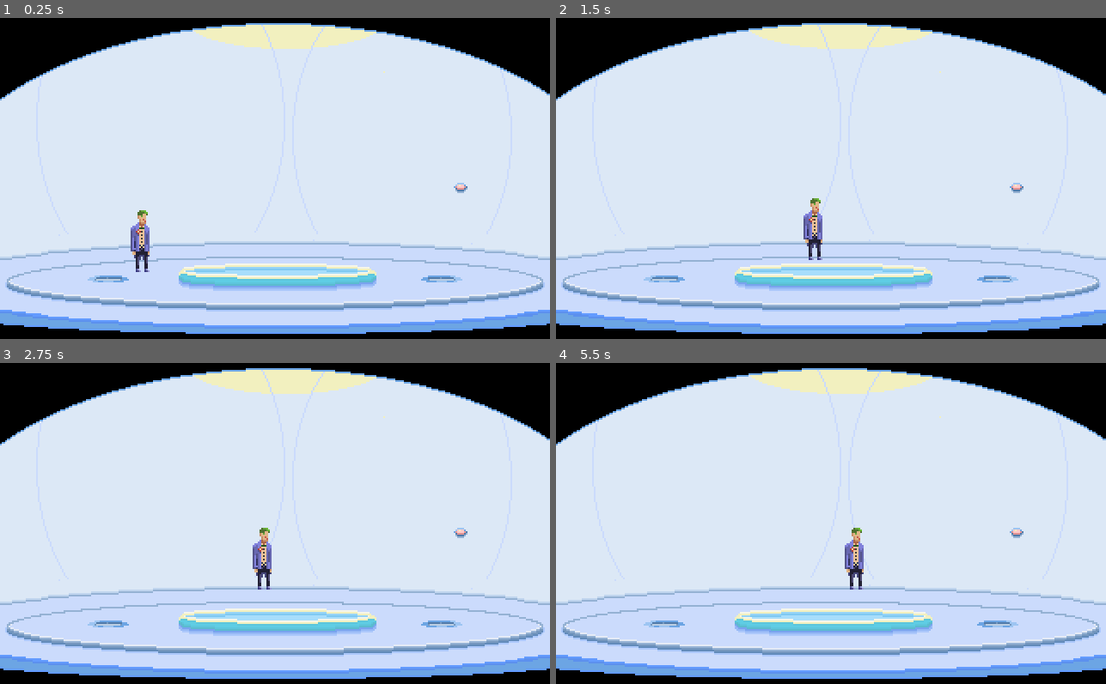
Above: before the commit, frames 1-4 (two rows, left to right).
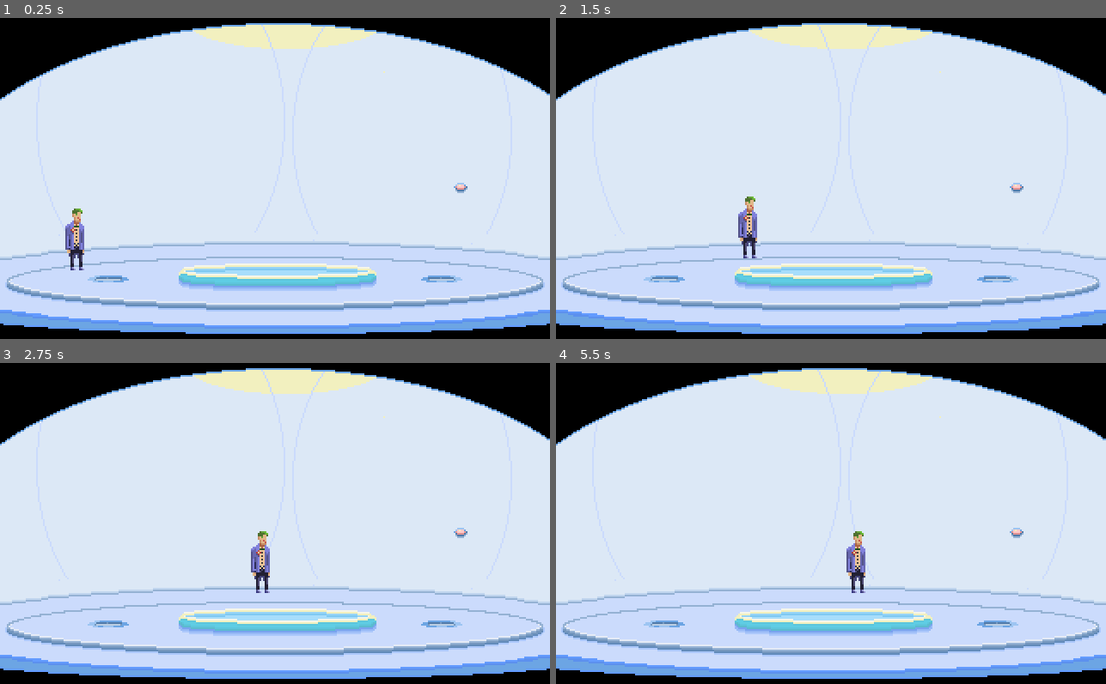
Above: after the commit, the same moments.

Repository: schef/tiktak
Game: Godot game, scene res://source/levels/level_first.tscn
The game is run twice, just before and just after one commit, with the same random seed, the same clock (stepped at 60 frames per second) and the same inputs.
Inputs (mouse positions are in pixels of both pictures, inside the frame that each line leads up to):
- Up to frame 1 (0.25 s): no input
- Up to frame 2 (1.5 s): tap Enter at 0.5 s; move the mouse to (1018, 188) at 0.52 s; click (1018, 188) at 0.67 s; move the mouse to (721, 204) at 1.27 s; click (721, 204) at 1.42 s
- Up to frame 3 (2.75 s): move the mouse to (330, 456) at 2.02 s; click (330, 456) at 2.17 s
- Up to frame 4 (5.5 s): move the mouse to (803, 600) at 2.77 s; click (803, 600) at 2.92 s; tap Space at 3.5 s; move the mouse to (996, 581) at 3.52 s; click (996, 581) at 3.67 s; move the mouse to (666, 478) at 4.27 s; click (666, 478) at 4.42 s; move the mouse to (858, 529) at 5.02 s; click (858, 529) at 5.17 s

The runs differ from the first frame. In frame 1, 0.9% of the frame differs, in the area x 11-28%, y 59-80%; in frame 2, 0.9%; in frame 3, 0.5%; in frame 4, 0.5%.

Commit message:
added sphere

Diff:
--- /dev/null
+++ b/resources/art/sphere_table/sphere_table_spritesheet.json
@@ -0,0 +1,95 @@
+{
+	"frames": {
+		"goggles_on_table.png": {
+			"frame": {
+				"x": 0,
+				"y": 0,
+				"w": 168,
+				"h": 42
+			},
+			"rotated": false,
+			"trimmed": false,
+			"spriteSourceSize": {
+				"x": 0,
+				"y": 0,
+				"w": 168,
+				"h": 42
+			},
+			"sourceSize": {
+				"w": 168,
+				"h": 42
+			}
+		},
+		"sphere_into_table.png": {
+			"frame": {
+				"x": 168,
+				"y": 0,
+				"w": 360,
+				"h": 42
+			},
+			"rotated": false,
+			"trimmed": false,
+			"spriteSourceSize": {
+				"x": 0,
+				"y": 0,
+				"w": 360,
+				"h": 42
+			},
+			"sourceSize": {
+				"w": 360,
+				"h": 42
+			}
+		},
+		"table_left.png": {
+			"frame": {
+				"x": 0,
+				"y": 42,
+				"w": 720,
+				"h": 42
+			},
+			"rotated": false,
+			"trimmed": false,
+			"spriteSourceSize": {
+				"x": 0,
+				"y": 0,
+				"w": 720,
+				"h": 42
+			},
+			"sourceSize": {
+				"w": 720,
+				"h": 42
+			}
+		},
+		"table_right.png": {
+			"frame": {
+				"x": 0,
+				"y": 84,
+				"w": 720,
+				"h": 42
+			},
+			"rotated": false,
+			"trimmed": false,
+			"spriteSourceSize": {
+				"x": 0,
+				"y": 0,
+				"w": 720,
+				"h": 42
+			},
+			"sourceSize": {
+				"w": 720,
+				"h": 42
+			}
+		}
+	},
+	"meta": {
+		"app": "http://www.codeandweb.com/texturepacker",
+		"version": "1.0",
+		"image": "spritesheet.png",
+		"format": "RGBA8888",
+		"size": {
+			"w": 720,
+			"h": 126
+		},
+		"scale": "1"
+	}
+}
--- a/source/levels/level_first.gd
+++ b/source/levels/level_first.gd
@@ -1,16 +1,18 @@
 extends Node2D
-@onready var player: Player = $Player
+@onready var player: Player = %Player
 @onready var label: Label = $CanvasLayer/Label
 
 @onready var door: Thing = $Things/SpaceShipPortalDoor
 @onready var button: Thing = $Things/RedWallButton
+@onready var sphere_table: SphereTable = $Things/SphereTable
 
 func _ready():
 	var things = $Things.get_children()
 	for thing in things:
-		thing.on_mouse_over.connect(_on_mouse_over)
-		thing.on_mouse_clicked.connect(_on_mouse_clicked)
-		thing.on_animation_finished.connect(_on_animation_finished)
+		if thing is Thing:
+			thing.on_mouse_over.connect(_on_mouse_over)
+			thing.on_mouse_clicked.connect(_on_mouse_clicked)
+			thing.on_animation_finished.connect(_on_animation_finished)
 	_load_scene()
 
 func _process(_delta):
@@ -21,22 +23,19 @@
 		player.set_destination(get_global_mouse_position())
 
 func _on_mouse_over(description = ""):
-	print("on_mouse_over")
 	label.text = description
 
 func _load_scene():
-	button.off()
-	door.closed()
+	button.toff()
+	door.tclosed()
+	sphere_table.thidden()
 
 func _on_mouse_clicked(thing):
 	if thing != null:
 		if thing == button:
-			if not door.is_opened():
-				button.blink()
-				door.opening()
+			sphere_table.trise()
 
 func _on_animation_finished(thing, anim_name):
-	if thing == door:
-		if anim_name == "opening":
-			button.on()
-			door.opened()
+	if thing == sphere_table:
+		if anim_name == "rise":
+			sphere_table.trotate()
--- a/source/levels/level_first.tscn
+++ b/source/levels/level_first.tscn
@@ -1,19 +1,21 @@
-[gd_scene load_steps=9 format=3 uid="uid://gf25utx8386y"]
+[gd_scene load_steps=10 format=3 uid="uid://gf25utx8386y"]
 
 [ext_resource type="Script" path="res://source/levels/level_first.gd" id="1_ga5ux"]
 [ext_resource type="Texture2D" uid="uid://x5f3l5d1lf7c" path="res://resources/art/room_first/room_first.png" id="1_uplfm"]
-[ext_resource type="PackedScene" path="res://source/player/player.tscn" id="2_bd6gd"]
+[ext_resource type="PackedScene" uid="uid://dd40ewplf1p1q" path="res://source/player/player.tscn" id="2_bd6gd"]
 [ext_resource type="PackedScene" uid="uid://ie5xqsqjqefd" path="res://source/thing/red_wall_button/red_wall_button.tscn" id="4_lev8n"]
+[ext_resource type="PackedScene" uid="uid://xyuww01slc2q" path="res://source/thing/sphere_table/sphere_table.tscn" id="4_pjq6v"]
 [ext_resource type="FontFile" uid="uid://f8kkgxuhhf4c" path="res://resources/scumm-font.ttf" id="4_t2uhb"]
 [ext_resource type="Script" path="res://source/thing/red_wall_button/red_wall_button.gd" id="5_ttd0b"]
 [ext_resource type="PackedScene" uid="uid://bljiwv4hkfsnd" path="res://source/thing/space_ship_portal_door/space_ship_portal_door.tscn" id="6_ktoqa"]
 
 [sub_resource type="NavigationPolygon" id="NavigationPolygon_7sh63"]
-vertices = PackedVector2Array(162, 159, 219, 157, 248, 156, 266, 156, 210, 180, 94, 180, 245, 154, 219, 148, 312, 141, 312, 173, 269, 155, 265, 152, 104, 157, 75, 154, 104, 147, 72, 156, 7, 173, 54, 156, 51, 154, 7, 142, 198, 134, 249, 152, 162, 144, 91, 134, 71, 152, 55, 152)
-polygons = Array[PackedInt32Array]([PackedInt32Array(0, 1, 2, 3, 4, 5), PackedInt32Array(6, 2, 1, 7), PackedInt32Array(8, 9, 10, 11), PackedInt32Array(10, 9, 4, 3), PackedInt32Array(12, 0, 5), PackedInt32Array(13, 14, 12, 5, 15), PackedInt32Array(15, 5, 16, 17), PackedInt32Array(18, 17, 16, 19), PackedInt32Array(20, 8, 11, 21), PackedInt32Array(20, 21, 6, 7), PackedInt32Array(20, 7, 22, 23), PackedInt32Array(23, 22, 14), PackedInt32Array(23, 14, 13, 24), PackedInt32Array(19, 23, 24, 25), PackedInt32Array(18, 19, 25)])
-outlines = Array[PackedVector2Array]([PackedVector2Array(7, 142, 91, 134, 198, 134, 312, 141, 312, 173, 210, 180, 94, 180, 7, 173), PackedVector2Array(104, 157, 162, 159, 219, 157, 219, 148, 162, 144, 104, 147), PackedVector2Array(55, 152, 71, 152, 75, 154, 72, 156, 54, 156, 51, 154), PackedVector2Array(245, 154, 249, 152, 265, 152, 269, 155, 266, 156, 248, 156)])
+vertices = PackedVector2Array(210, 178, 221, 159, 248, 158, 266, 158, 312, 171, 243, 154, 221, 146, 312, 143, 271, 155, 265, 150, 102, 145, 102, 159, 94, 178, 77, 154, 91, 137, 7, 171, 7, 144, 54, 158, 198, 136, 249, 150, 162, 142, 71, 150, 55, 150, 49, 154, 162, 161, 72, 158)
+polygons = Array[PackedInt32Array]([PackedInt32Array(0, 1, 2, 3, 4), PackedInt32Array(5, 2, 1, 6), PackedInt32Array(7, 4, 8, 9), PackedInt32Array(10, 11, 12, 13, 14), PackedInt32Array(12, 15, 16, 17), PackedInt32Array(18, 7, 9, 19), PackedInt32Array(18, 19, 5, 6), PackedInt32Array(18, 6, 20, 14), PackedInt32Array(14, 20, 10), PackedInt32Array(14, 13, 21), PackedInt32Array(16, 14, 21, 22), PackedInt32Array(16, 22, 23), PackedInt32Array(3, 8, 4), PackedInt32Array(24, 1, 0, 12), PackedInt32Array(11, 24, 12), PackedInt32Array(25, 13, 12), PackedInt32Array(17, 25, 12), PackedInt32Array(17, 16, 23)])
+outlines = Array[PackedVector2Array]([PackedVector2Array(7, 144, 91, 137, 198, 136, 312, 143, 312, 171, 210, 178, 94, 178, 7, 171), PackedVector2Array(102, 159, 162, 161, 221, 159, 221, 146, 162, 142, 102, 145), PackedVector2Array(55, 150, 71, 150, 77, 154, 72, 158, 54, 158, 49, 154), PackedVector2Array(243, 154, 249, 150, 265, 150, 271, 155, 266, 158, 248, 158)])
 
 [node name="Node2D" type="Node2D"]
+y_sort_enabled = true
 script = ExtResource("1_ga5ux")
 
 [node name="TextureRect" type="TextureRect" parent="."]
@@ -43,7 +45,23 @@
 vertical_alignment = 1
 autowrap_mode = 1
 
+[node name="Player" parent="." instance=ExtResource("2_bd6gd")]
+unique_name_in_owner = true
+y_sort_enabled = true
+position = Vector2(45, 149)
+
+[node name="Camera2D" type="Camera2D" parent="Player"]
+limit_left = 0
+limit_top = 0
+limit_right = 320
+limit_bottom = 200
+
 [node name="Things" type="Node2D" parent="."]
+y_sort_enabled = true
+
+[node name="SphereTable" parent="Things" instance=ExtResource("4_pjq6v")]
+y_sort_enabled = true
+position = Vector2(63, 156)
 
 [node name="RedWallButton" parent="Things" instance=ExtResource("4_lev8n")]
 position = Vector2(268, 101)
@@ -51,12 +69,3 @@
 
 [node name="SpaceShipPortalDoor" parent="Things" instance=ExtResource("6_ktoqa")]
 position = Vector2(167, 97)
-
-[node name="Player" parent="." instance=ExtResource("2_bd6gd")]
-position = Vector2(83, 150)
-
-[node name="Camera2D" type="Camera2D" parent="Player"]
-limit_left = 0
-limit_top = 0
-limit_right = 320
-limit_bottom = 200
--- a/source/player/player.tscn
+++ b/source/player/player.tscn
@@ -1,4 +1,4 @@
-[gd_scene load_steps=5 format=3]
+[gd_scene load_steps=5 format=3 uid="uid://dd40ewplf1p1q"]
 
 [ext_resource type="Texture2D" uid="uid://bb0kto6g7nh31" path="res://resources/art/darkside_detective/Joker_right_s_malim.png" id="1_46653"]
 [ext_resource type="Script" path="res://source/player/player.gd" id="1_bhiao"]
--- a/source/thing/red_wall_button/red_wall_button.gd
+++ b/source/thing/red_wall_button/red_wall_button.gd
@@ -3,14 +3,14 @@
 func _ready():
 	super._ready()
 
-func off():
+func toff():
 	description = "A big red OFF button!"
 	animation.play("off")
 
-func blink():
+func tblink():
 	description = "A big red BLINK button!"
 	animation.play("blink")
 
-func on():
+func ton():
 	description = "A big red ON button!"
 	animation.play("on")
--- a/source/thing/space_ship_portal_door/space_ship_portal_door.gd
+++ b/source/thing/space_ship_portal_door/space_ship_portal_door.gd
@@ -3,20 +3,20 @@
 func _ready():
 	super._ready()
 
-func closed():
+func tclosed():
 	description = "A stranged closed door!"
 	visible = false
 	animation.play("closed")
 
-func opening():
+func topening():
 	description = "A stranged opening door!"
 	visible = true
 	animation.play("opening")
 
-func opened():
+func topened():
 	description = "A strange opened door!"
 	visible = true
 	animation.play("opened")
 
-func is_opened():
+func tis_opened():
 	return animation.current_animation == "opened"
--- /dev/null
+++ b/source/thing/sphere_table/sphere_table.gd
@@ -0,0 +1,19 @@
+class_name SphereTable
+extends Thing
+
+func _ready():
+	super._ready()
+
+func thidden():
+	visible = false
+	animation.play("hidden")
+
+func trise():
+	description = "Sphere show yourself"
+	visible = true
+	animation.play("rise")
+
+func trotate():
+	description = "Sphere"
+	visible = true
+	animation.play("rotate")
--- /dev/null
+++ b/source/thing/sphere_table/sphere_table.tscn
@@ -0,0 +1,87 @@
+[gd_scene load_steps=9 format=3 uid="uid://xyuww01slc2q"]
+
+[ext_resource type="Script" path="res://source/thing/sphere_table/sphere_table.gd" id="1_wnsyp"]
+[ext_resource type="Texture2D" uid="uid://dpycxww74yaud" path="res://resources/art/sphere_table/sphere_table_spritesheet.png" id="2_04y2i"]
+
+[sub_resource type="Animation" id="Animation_qaq84"]
+length = 0.001
+tracks/0/type = "value"
+tracks/0/imported = false
+tracks/0/enabled = true
+tracks/0/path = NodePath("Sprite2D:frame")
+tracks/0/interp = 1
+tracks/0/loop_wrap = true
+tracks/0/keys = {
+"times": PackedFloat32Array(0),
+"transitions": PackedFloat32Array(1),
+"update": 1,
+"values": [0]
+}
+
+[sub_resource type="Animation" id="Animation_nn0po"]
+resource_name = "hidden"
+
+[sub_resource type="Animation" id="Animation_0f7ce"]
+resource_name = "rise"
+length = 1.8
+tracks/0/type = "value"
+tracks/0/imported = false
+tracks/0/enabled = true
+tracks/0/path = NodePath("Sprite2D:frame")
+tracks/0/interp = 1
+tracks/0/loop_wrap = true
+tracks/0/keys = {
+"times": PackedFloat32Array(0, 0.1, 0.2, 0.3, 0.4, 0.5, 0.6, 0.7, 0.8, 0.9, 1, 1.1, 1.2, 1.3, 1.4, 1.5, 1.6),
+"transitions": PackedFloat32Array(1, 1, 1, 1, 1, 1, 1, 1, 1, 1, 1, 1, 1, 1, 1, 1, 1),
+"update": 1,
+"values": [30, 31, 32, 33, 34, 35, 36, 37, 38, 39, 40, 41, 42, 43, 44, 45, 46]
+}
+
+[sub_resource type="Animation" id="Animation_gqb22"]
+resource_name = "rotate"
+length = 4.0
+loop_mode = 1
+step = 1.0
+tracks/0/type = "value"
+tracks/0/imported = false
+tracks/0/enabled = true
+tracks/0/path = NodePath("Sprite2D:frame")
+tracks/0/interp = 1
+tracks/0/loop_wrap = true
+tracks/0/keys = {
+"times": PackedFloat32Array(0, 1, 2, 3),
+"transitions": PackedFloat32Array(1, 1, 1, 1),
+"update": 1,
+"values": [50, 51, 52, 53]
+}
+
+[sub_resource type="AnimationLibrary" id="AnimationLibrary_yotw4"]
+_data = {
+"RESET": SubResource("Animation_qaq84"),
+"hidden": SubResource("Animation_nn0po"),
+"rise": SubResource("Animation_0f7ce"),
+"rotate": SubResource("Animation_gqb22")
+}
+
+[sub_resource type="CircleShape2D" id="CircleShape2D_67prb"]
+
+[node name="SphereTable" type="Node2D"]
+script = ExtResource("1_wnsyp")
+
+[node name="Sprite2D" type="Sprite2D" parent="."]
+position = Vector2(0, -21)
+texture = ExtResource("2_04y2i")
+hframes = 30
+vframes = 3
+
+[node name="AnimationPlayer" type="AnimationPlayer" parent="."]
+libraries = {
+"": SubResource("AnimationLibrary_yotw4")
+}
+
+[node name="PlayerDetectArea" type="Area2D" parent="."]
+collision_mask = 2
+
+[node name="CollisionShape2D" type="CollisionShape2D" parent="PlayerDetectArea"]
+position = Vector2(0, -30)
+shape = SubResource("CircleShape2D_67prb")
--- /dev/null
+++ b/source/thing/thing.tscn
@@ -0,0 +1,38 @@
+[gd_scene load_steps=3 format=3 uid="uid://38qepyyrdd1e"]
+
+[sub_resource type="Animation" id="Animation_qaq84"]
+length = 0.001
+tracks/0/type = "value"
+tracks/0/imported = false
+tracks/0/enabled = true
+tracks/0/path = NodePath("Sprite2D:frame")
+tracks/0/interp = 1
+tracks/0/loop_wrap = true
+tracks/0/keys = {
+"times": PackedFloat32Array(),
+"transitions": PackedFloat32Array(),
+"update": 1,
+"values": []
+}
+
+[sub_resource type="AnimationLibrary" id="AnimationLibrary_yotw4"]
+_data = {
+"RESET": SubResource("Animation_qaq84")
+}
+
+[node name="Thing" type="Node2D"]
+
+[node name="Sprite2D" type="Sprite2D" parent="."]
+position = Vector2(29, -27)
+hframes = 8
+
+[node name="AnimationPlayer" type="AnimationPlayer" parent="."]
+libraries = {
+"": SubResource("AnimationLibrary_yotw4")
+}
+
+[node name="PlayerDetectArea" type="Area2D" parent="."]
+collision_mask = 2
+
+[node name="CollisionShape2D" type="CollisionShape2D" parent="PlayerDetectArea"]
+position = Vector2(0, 2)
Binary file added: resources/art/sphere_table/sphere_table_spritesheet.png
Not shown, added: resources/art/sphere_table/sphere_table_spritesheet.png.import
